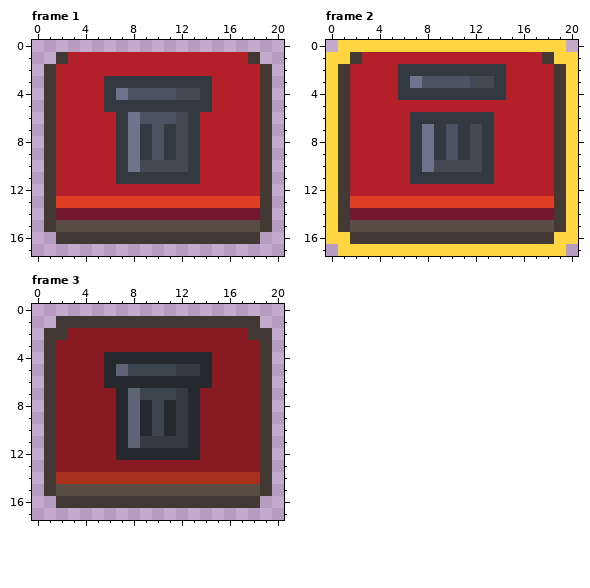
Two states of a pixel-art file, sprites/buttons/remove_friend.aseprite. The picture above is the old version.
21x18 pixels, 3 frames. Colours within 5 levels of each other are drawn and written as one. Shown: frame 1, frame 2, frame 3.
Now the later version:
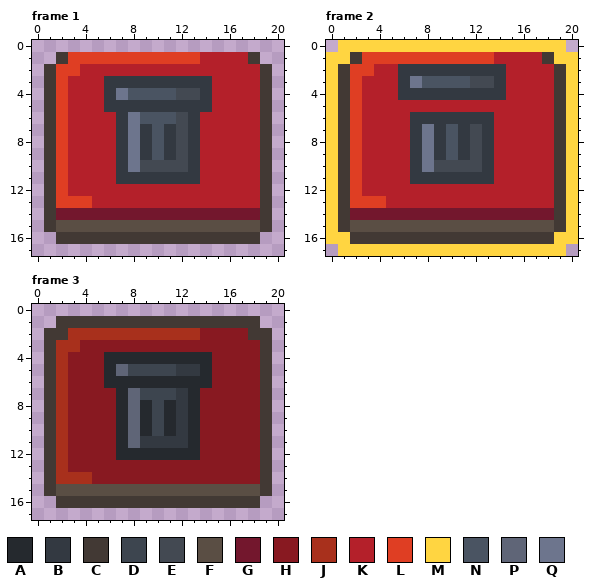
Palette (. is transparent): A #25292e  B #333941  C #423934  D #3d454f  E #434952  F #5a4e44  G #73172d  H #881921  J #a8301c  K #b4202a  L #df3e23  M #ffd541  N #4a5462  P #5f6577  Q #6d758d
Changes in this commit:
--- frame 1, layer "Layer 2"
@@ x 0..20 @@
  0 .....................
- 1 ..CKKKKKKKKKKKKKKKC..
- 2 .CKKKKKKKKKKKKKKKKKC.
- 3 .CKKKKBBBBBBBBBKKKKC.
- 4 .CKKKKBQNNNNEEBKKKKC.
- 5 .CKKKKBBBBBBBBBKKKKC.
- 6 .CKKKKKBQNNNEBKKKKKC.
- 7 .CKKKKKBQBNBEBKKKKKC.
- 8 .CKKKKKBQBNBEBKKKKKC.
- 9 .CKKKKKBQBNBEBKKKKKC.
-10 .CKKKKKBQEEEEBKKKKKC.
-11 .CKKKKKBBBBBBBKKKKKC.
-12 .CKKKKKKKKKKKKKKKKKC.
-13 .CLLLLLLLLLLLLLLLLLC.
+ 1 ..CLLLLLLLLLLLKKKKC..
+ 2 .CLLKKKKKKKKKKKKKKKC.
+ 3 .CLKKKBBBBBBBBBKKKKC.
+ 4 .CLKKKBQNNNNEEBKKKKC.
+ 5 .CLKKKBBBBBBBBBKKKKC.
+ 6 .CLKKKKBQNNNEBKKKKKC.
+ 7 .CLKKKKBQBNBEBKKKKKC.
+ 8 .CLKKKKBQBNBEBKKKKKC.
+ 9 .CLKKKKBQBNBEBKKKKKC.
+10 .CLKKKKBQEEEEBKKKKKC.
+11 .CLKKKKBBBBBBBKKKKKC.
+12 .CLKKKKKKKKKKKKKKKKC.
+13 .CLLLKKKKKKKKKKKKKKC.
 14 .CGGGGGGGGGGGGGGGGGC.
--- frame 2, layer "Layer 2"
@@ x 0..20 @@
  0 .MMMMMMMMMMMMMMMMMMM.
- 1 MMCKKKKKKKKKKKKKKKCMM
- 2 MCKKKKBBBBBBBBBKKKKCM
- 3 MCKKKKBQNNNNEEBKKKKCM
- 4 MCKKKKBBBBBBBBBKKKKCM
- 5 MCKKKKKKKKKKKKKKKKKCM
- 6 MCKKKKKBBBBBBBKKKKKCM
- 7 MCKKKKKBQBNBEBKKKKKCM
- 8 MCKKKKKBQBNBEBKKKKKCM
- 9 MCKKKKKBQBNBEBKKKKKCM
-10 MCKKKKKBQEEEEBKKKKKCM
-11 MCKKKKKBBBBBBBKKKKKCM
-12 MCKKKKKKKKKKKKKKKKKCM
-13 MCLLLLLLLLLLLLLLLLLCM
+ 1 MMCLLLLLLLLLLLKKKKCMM
+ 2 MCLLKKBBBBBBBBBKKKKCM
+ 3 MCLKKKBQNNNNEEBKKKKCM
+ 4 MCLKKKBBBBBBBBBKKKKCM
+ 5 MCLKKKKKKKKKKKKKKKKCM
+ 6 MCLKKKKBBBBBBBKKKKKCM
+ 7 MCLKKKKBQBNBEBKKKKKCM
+ 8 MCLKKKKBQBNBEBKKKKKCM
+ 9 MCLKKKKBQBNBEBKKKKKCM
+10 MCLKKKKBQEEEEBKKKKKCM
+11 MCLKKKKBBBBBBBKKKKKCM
+12 MCLKKKKKKKKKKKKKKKKCM
+13 MCLLLKKKKKKKKKKKKKKCM
 14 MCGGGGGGGGGGGGGGGGGCM
--- frame 3, layer "Layer 2"
@@ x 0..20 @@
  1 ..CCCCCCCCCCCCCCCCC..
- 2 .CCHHHHHHHHHHHHHHHCC.
- 3 .CHHHHHHHHHHHHHHHHHC.
- 4 .CHHHHAAAAAAAAAHHHHC.
- 5 .CHHHHAPDDDDBBAHHHHC.
- 6 .CHHHHAAAAAAAAAHHHHC.
- 7 .CHHHHHAPDDDBAHHHHHC.
- 8 .CHHHHHAPADABAHHHHHC.
- 9 .CHHHHHAPADABAHHHHHC.
-10 .CHHHHHAPADABAHHHHHC.
-11 .CHHHHHAPBBBBAHHHHHC.
-12 .CHHHHHAAAAAAAHHHHHC.
-13 .CHHHHHHHHHHHHHHHHHC.
-14 .CJJJJJJJJJJJJJJJJJC.
+ 2 .CCJJJJJJJJJJJHHHHCC.
+ 3 .CJJHHHHHHHHHHHHHHHC.
+ 4 .CJHHHAAAAAAAAAHHHHC.
+ 5 .CJHHHAPDDDDBBAHHHHC.
+ 6 .CJHHHAAAAAAAAAHHHHC.
+ 7 .CJHHHHAPDDDBAHHHHHC.
+ 8 .CJHHHHAPADABAHHHHHC.
+ 9 .CJHHHHAPADABAHHHHHC.
+10 .CJHHHHAPADABAHHHHHC.
+11 .CJHHHHAPBBBBAHHHHHC.
+12 .CJHHHHAAAAAAAHHHHHC.
+13 .CJHHHHHHHHHHHHHHHHC.
+14 .CJJJHHHHHHHHHHHHHHC.
 15 .CFFFFFFFFFFFFFFFFFC.
Changed places in both pictures, as pixel boxes (x1, y1, x2, y2):
changed: (56, 52, 260, 208)
changed: (350, 52, 554, 208)
changed: (56, 328, 260, 484)
